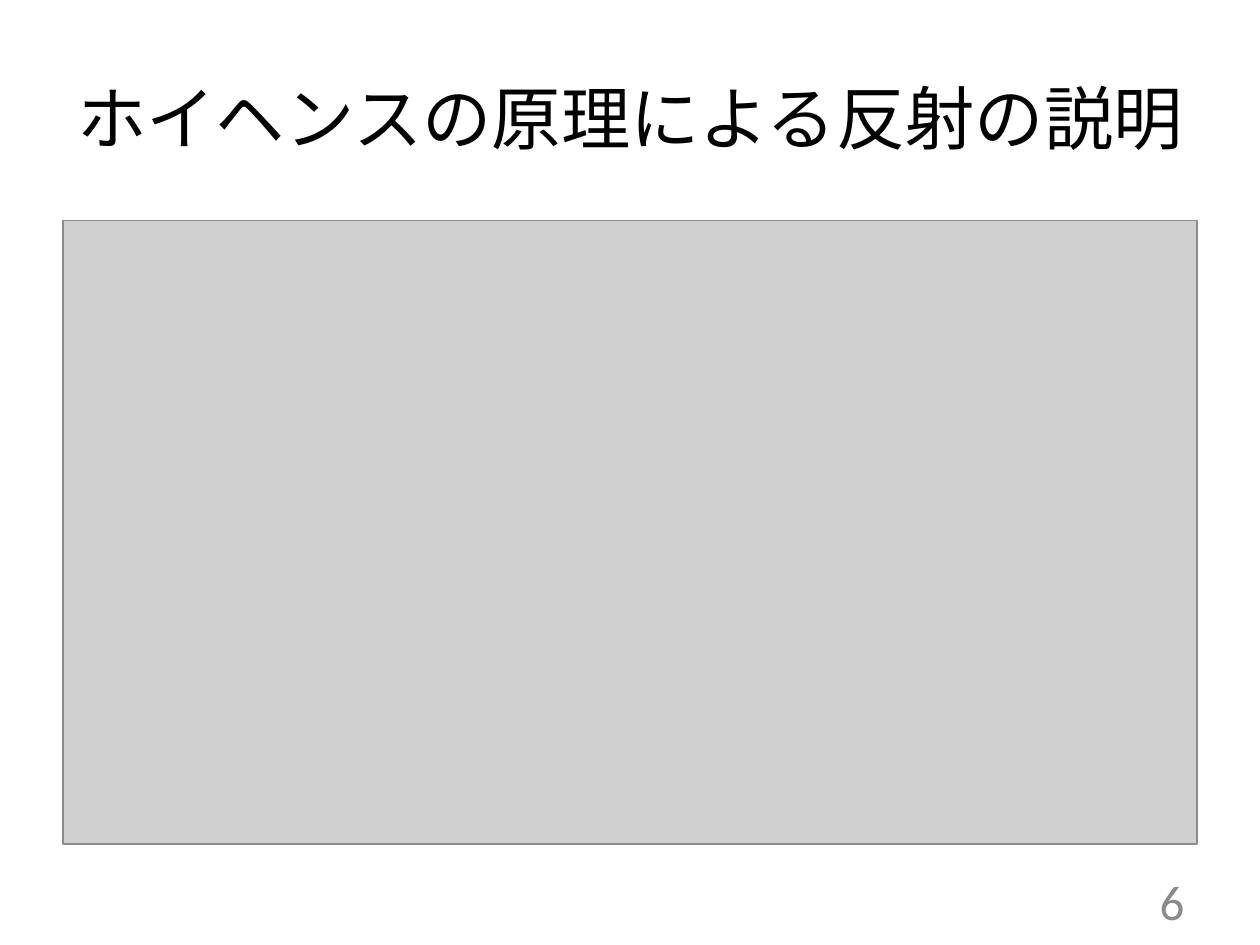
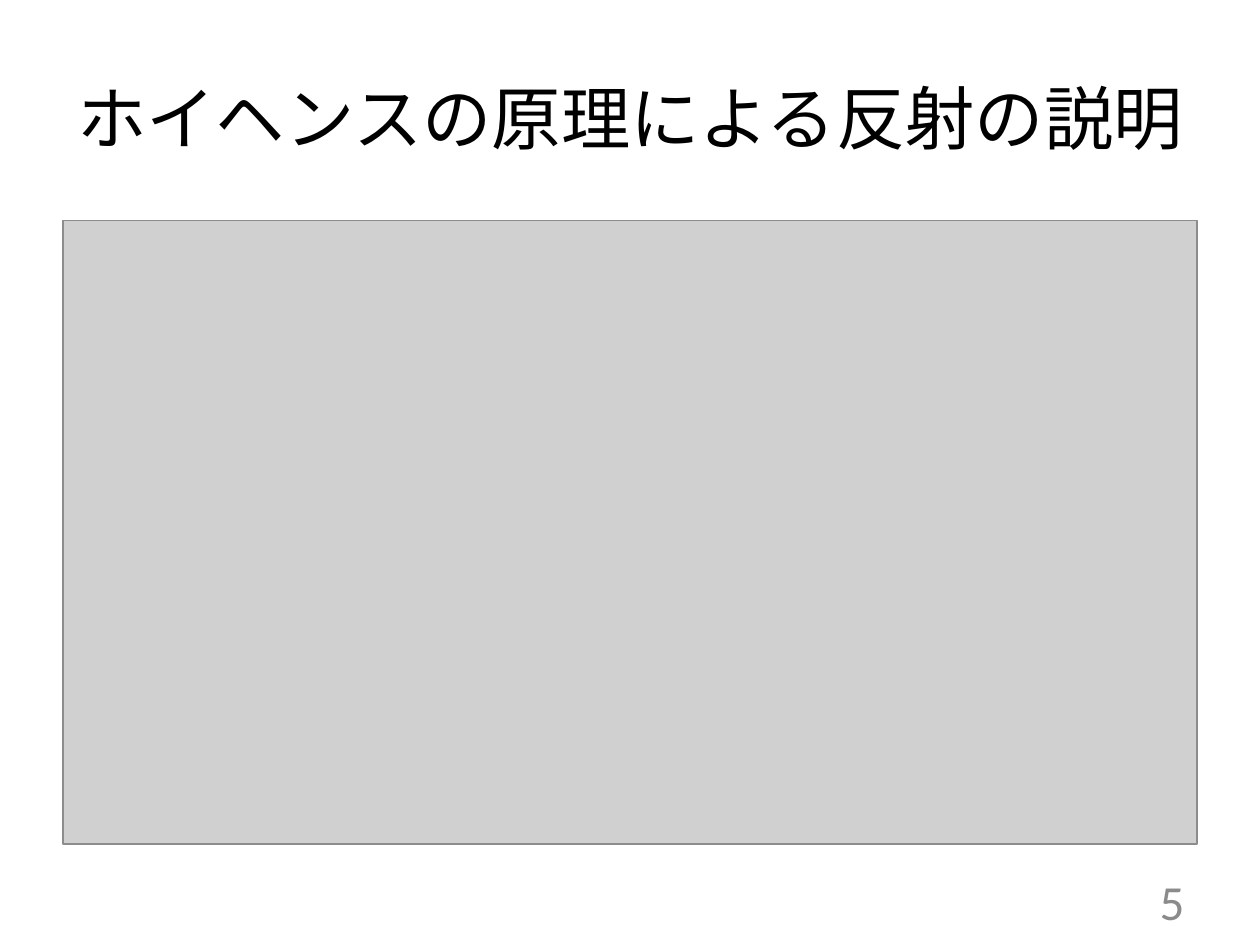
Before and after one commit to Kotaroukg/Murakami_abstract, a slide deck: slide 6 of Murakami_intermediate_announcement.pptx. Drawn at 1260x945 pixels with LibreOffice and Linux fonts; fonts in the diff are those of the drawing; grey boxes stand for pictures. Boxes give left, top, right and bottom in pixels: in the first picture for what was removed or moved away, otherwise in the second. Text is boxed around its words. In the diff, an @@ line names an element or a change of style, - is before the commit and + after.

```diff
--- a/Murakami_intermediate_announcement.pptx
+++ b/Murakami_intermediate_announcement.pptx
@@ text at (1160,888,1185,920): text changed @@
-6
+5
```
Also in this commit, not shown: 2 other slides changed, 5 other files.
